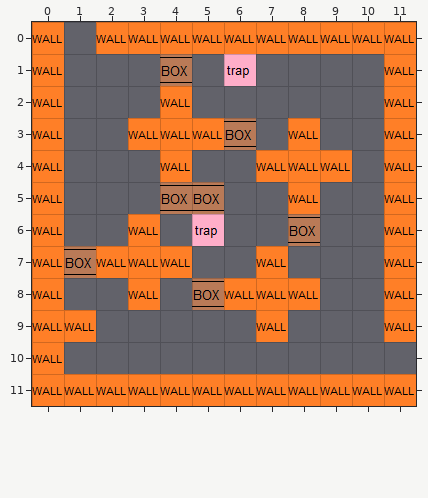
A Tiled map gets an edit: datas/maps - Copie/gamma3.tmx. The picture above is the old version.
Cells are 32x32 px. Shown: x 0..11, y 0..11.
After the commit:
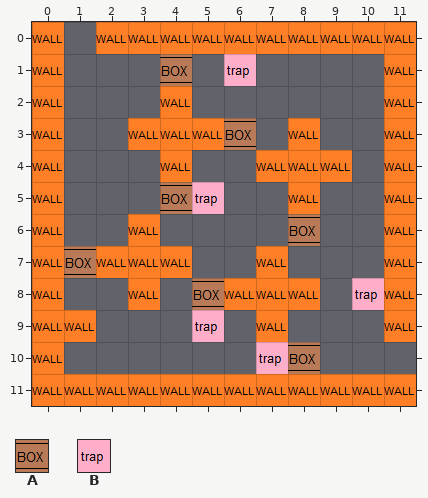
Key: from "meta": A 1, B 3.
_ is an empty cell.
The exact change:
Layer "meta":
y 5: x 5 A -> B
y 6: x 5 B -> _
y 8: x 10 _ -> B
y 9: x 5 _ -> B
y 10: x 7..8 __ -> BA
